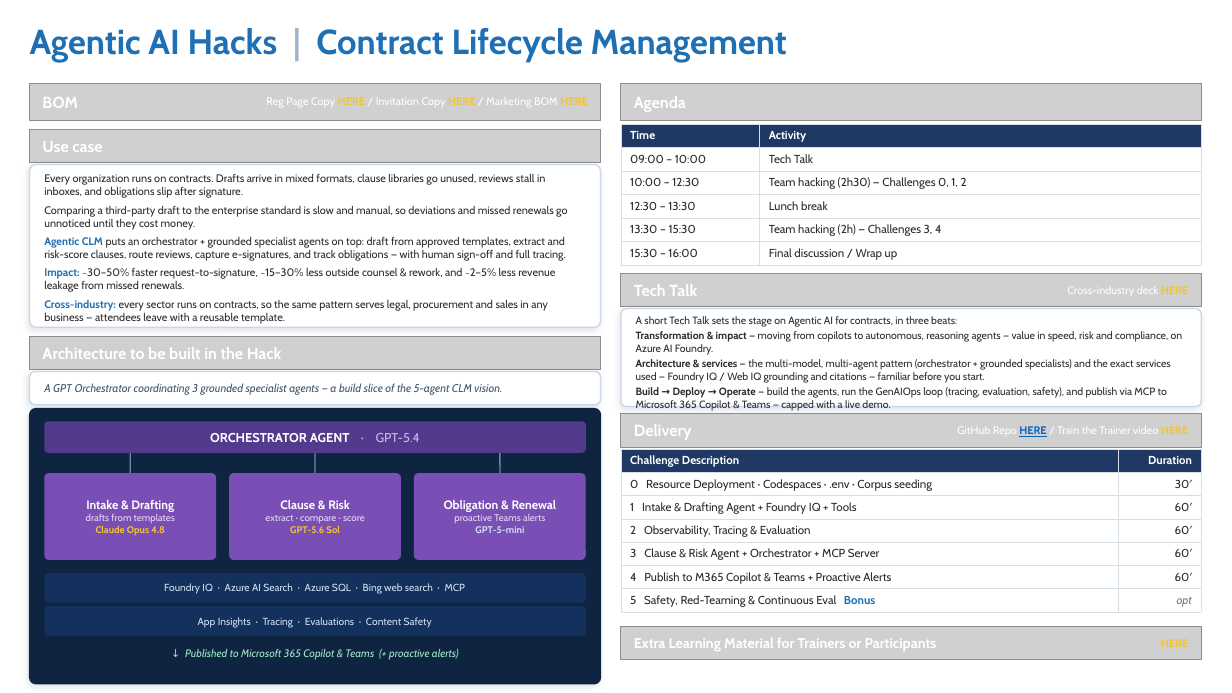
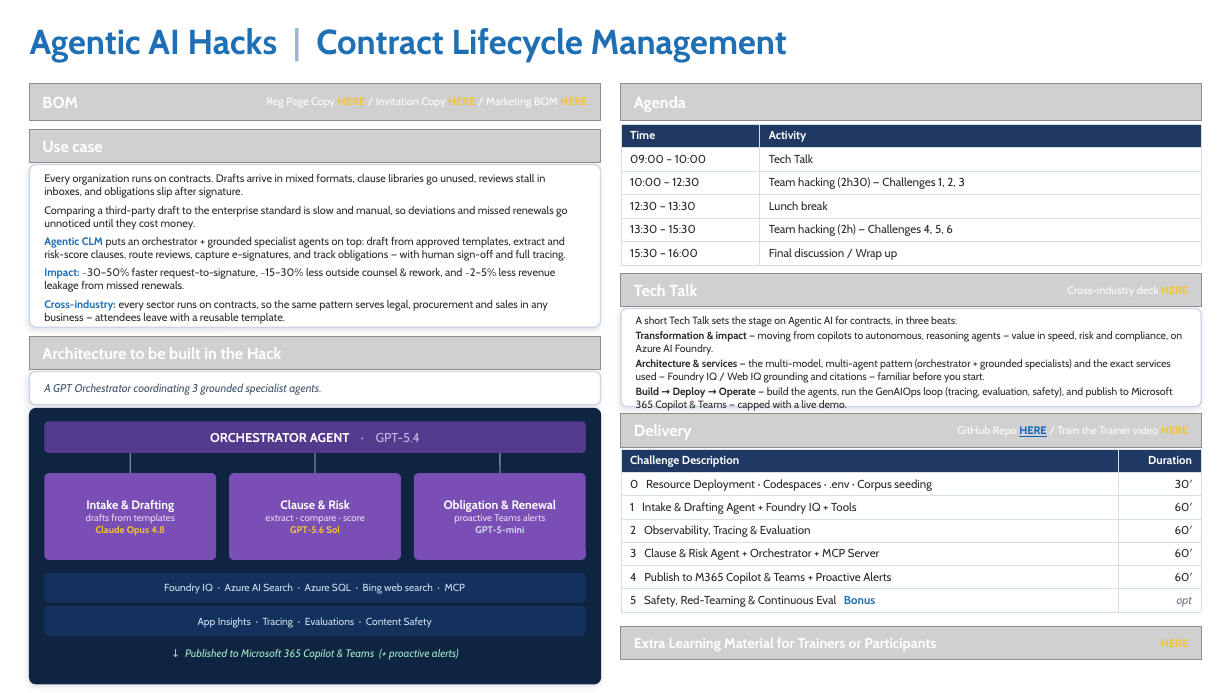
Before and after one commit to glejdis/microhack-aiagents, a slide deck: slide 1 of docs/marketing/CLM-Microhack-BOM.pptx. Drawn at 1232x693 pixels with LibreOffice and Linux fonts; fonts in the diff are those of the drawing; grey boxes stand for pictures; background and template pictures are left out. Boxes give left, top, right and bottom in pixels: in the first picture for what was removed or moved away, otherwise in the second. Text is boxed around its words. In the diff, an @@ line names an element or a change of style, - is before the commit and + after.

```diff
--- a/docs/marketing/CLM-Microhack-BOM.pptx
+++ b/docs/marketing/CLM-Microhack-BOM.pptx
@@ table at <box>621,124,1202,265</box> @@
-row 3, column 2: Team hacking (2h30) — Challenges 0, 1, 2
+row 3, column 2: Team hacking (2h30) — Challenges 1, 2, 3
-row 5, column 2: Team hacking (2h) — Challenges 3, 4
+row 5, column 2: Team hacking (2h) — Challenges 4, 5, 6
@@ text at <box>44,383,321,395</box>: text changed @@
-A GPT Orchestrator coordinating 3 grounded specialist agents — a build slice of the 5-agent CLM vision.
+A GPT Orchestrator coordinating 3 grounded specialist agents.
@@ text at <box>636,387,1172,411</box>: text changed @@
-Build → Deploy → Operate — build the agents, run the GenAIOps loop (tracing, evaluation, safety), and publish via MCP to Microsoft 365 Copilot & Teams — capped with a live demo.
+Build → Deploy → Operate — build the agents, run the GenAIOps loop (tracing, evaluation, safety), and publish to Microsoft 365 Copilot & Teams — capped with a live demo.
```
